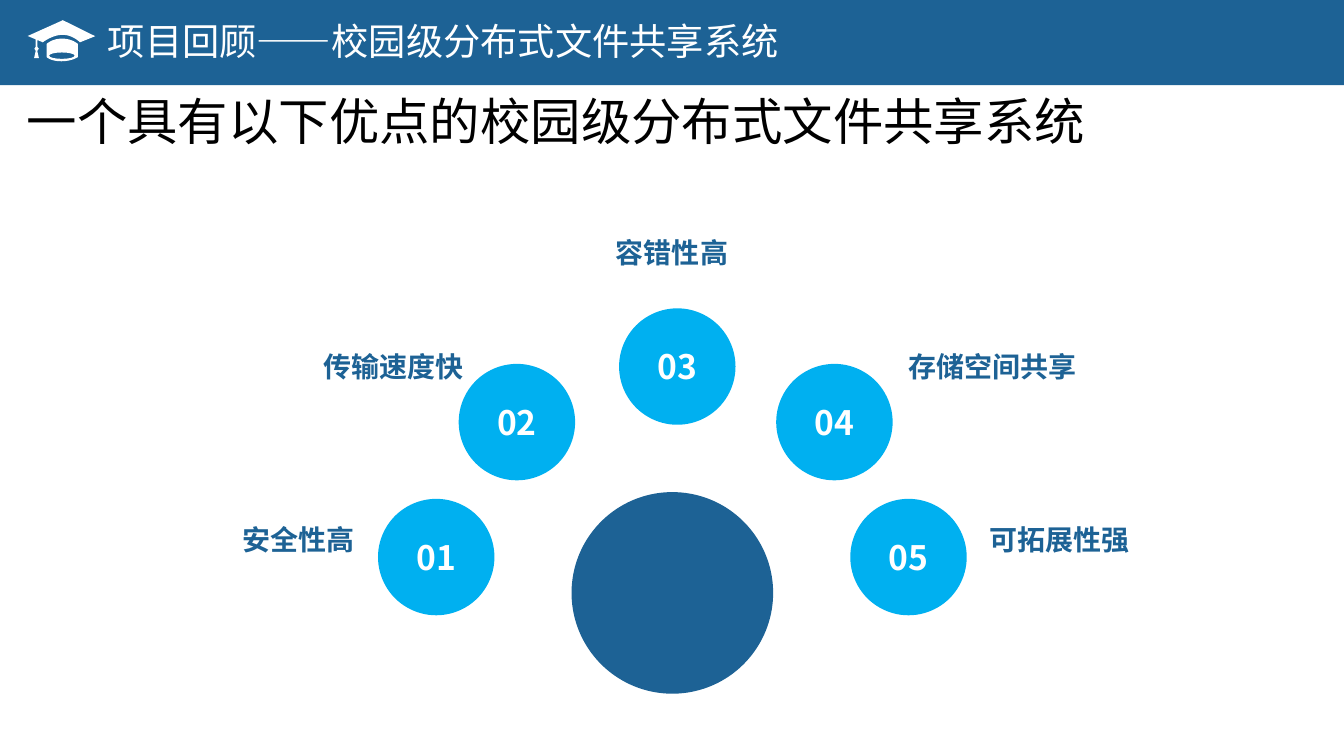
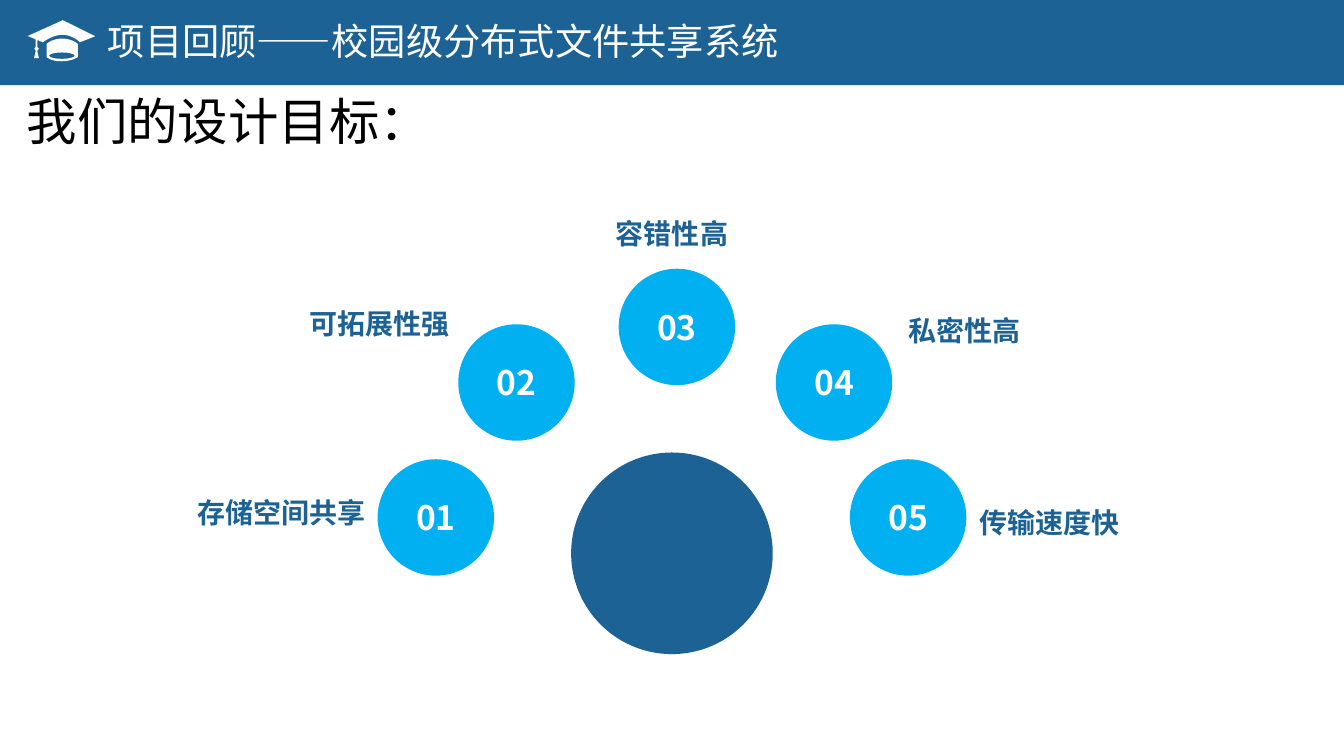
Before and after one commit to OSH-2018/X-exciting, a slide deck: slide 5 of new/结题报告.pptx (slide 6 before the commit). Drawn at 1344x756 pixels with LibreOffice and Linux fonts; fonts in the diff are those of the drawing. Boxes give left, top, right and bottom in pixels: in the first picture for what was removed or moved away, otherwise in the second. Text is boxed around its words. In the diff, an @@ line names an element or a change of style, - is before the commit and + after.

```diff
--- a/new/结题报告.pptx
+++ b/new/结题报告.pptx
@@ text at [27, 97, 430, 144]: text changed @@
-一个具有以下优点的校园级分布式文件共享系统
+我们的设计目标：
@@ text "容错性高": place and size @@
-text "容错性高" at [616, 239, 728, 266]
+text "容错性高" at [616, 220, 728, 247]
@@ text "可拓展性强": place and size @@
-text "可拓展性强" at [989, 526, 1129, 553]
+text "可拓展性强" at [310, 310, 450, 337]
@@ text added at [908, 317, 1020, 344], 20 pt, text #1D6295, bold @@
+私密性高
@@ 6 ellipses, 5 texts: place and size @@
-6 ellipses, 5 texts at [378, 309, 967, 694]
+6 ellipses, 5 texts at [378, 269, 966, 654]
@@ text "存储空间共享": place and size @@
-text "存储空间共享" at [909, 353, 1077, 380]
+text "存储空间共享" at [198, 499, 366, 526]
@@ text "存储空间共享" at [198, 499, 366, 526]: line spacing 1.5 to 1 @@
@@ text "传输速度快": place and size @@
-text "传输速度快" at [324, 353, 464, 380]
+text "传输速度快" at [980, 509, 1120, 536]
@@ text removed at [242, 526, 354, 553] @@
-安全性高
```
Also in this commit, not shown: 10 other slides changed, 7 slides added, 4 slides removed.
